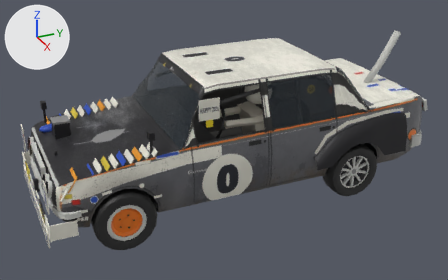
An edit to the glTF model public/cars/field/models/0.glb, drawn before and after from the same camera.
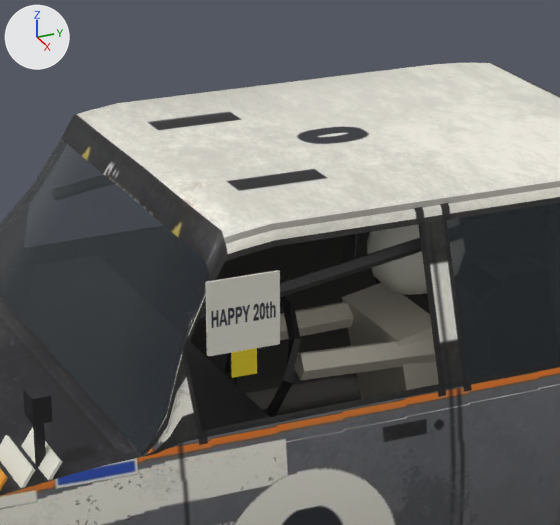
Old and new are each drawn whole from a 50 mm camera at (5.46, -2.36, 3.26) aimed at (0.07, 0.06, 0.56) and again close up on the part from 31% to 67% of the width and 7% to 61% of the height. The lights are fixed; the arrows at upper left show +X, +Y and +Z. The last two pictures show the newer version. Vertices at exactly the same position are counted once.

The first close-up shows 'body'.
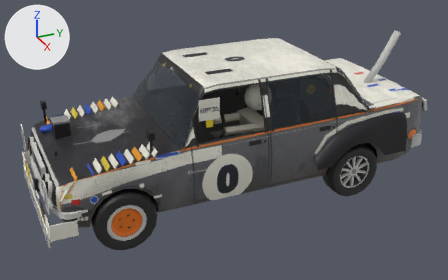
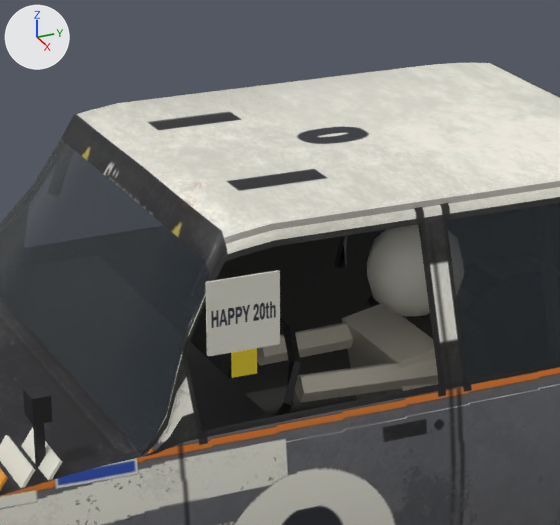
Pixel boxes [x1, y1, x2, y2] of what changed, in the close-ups (560 x 525 px; the box of a moved part takes in the faces that stretch with it):
part 1 of me_body_mesh, added
    after: [375, 300, 433, 339]
part 2 of me_body_mesh, moved or reshaped
    before: [342, 283, 439, 399]
    after: [342, 304, 439, 400]
part 3 of me_body_mesh, added
    after: [257, 323, 353, 366]
part 4 of me_body_mesh, rebuilt (not visible afterwards)
    before: [197, 238, 422, 324]
part 5 of me_body_mesh, moved or reshaped
    before: [224, 225, 436, 417]
    after: [276, 225, 439, 416]
part 6 of me_body_mesh, surface changed
    after: [229, 330, 301, 402]

Patch to the scene script:
```diff
--- a/public/cars/field/models/0.glb.py
+++ b/public/cars/field/models/0.glb.py
@@ me_body_mesh @@
 # used by ob_body; location = (0.0, 0.0, 0.0)
-me_body_mesh.from_pydata(...)  # 4287 vertices, 7565 faces; spans x -0.88..0.88, y -1.89..2.2, z 0.15..1.54
+me_body_mesh.from_pydata(...)  # 4267 vertices, 7525 faces; spans x -0.88..0.88, y -1.89..2.2, z 0.15..1.54
+# me_body_mesh part 1: the loose piece of 8 vertices spanning x 0.11..0.61, y 0.29..0.54, z 0.43..1.07 is copied, and the copy is moved by (0.0, 0.0, -0.07); it spans x 0.11..0.61, y 0.29..0.54, z 0.36..1.01
+# me_body_mesh part 2: the loose piece of 8 vertices spanning x 0.18..0.54, y 0.16..0.46, z 0.45..1.01 is moved by (0.0, 0.0, -0.07)
+# me_body_mesh part 3: the loose piece of 10 vertices spanning x 0.16..0.26, y -0.12..0.31, z 0.89..0.97 is copied, and the copy is moved by (0.0, 0.0, -0.07); it spans x 0.16..0.26, y -0.12..0.31, z 0.83..0.91
+# me_body_mesh part 4: the loose piece of 10 vertices spanning x 0.52..0.57, y -0.46..0.62, z 1.13..1.33 is rebuilt with 20 vertices and now spans x 0.52..0.58, y -0.47..0.58, z 1.14..1.37
+# me_body_mesh part 5: 37 vertices moved from x -0.72..0.72, y -0.46..0.63, z 0.43..1.35 to x -0.58..0.73, y -0.45..0.6, z 0.67..1.27; 157 vertices removed from x -0.73..0.73, y -0.46..0.63, z 0.43..1.35; 109 vertices added at x -0.73..0.72, y -0.47..0.6, z 0.67..1.37
+# me_body_mesh part 6: 19 kept faces spanning x 0.18..0.54, y -0.24..-0.1, z 0.67..1.01 get new texture (UV) coordinates
+# other edits to the shape of me_body_mesh do not show in these pictures
 me_body_mesh.materials.append(mat_car0_livery)
```
